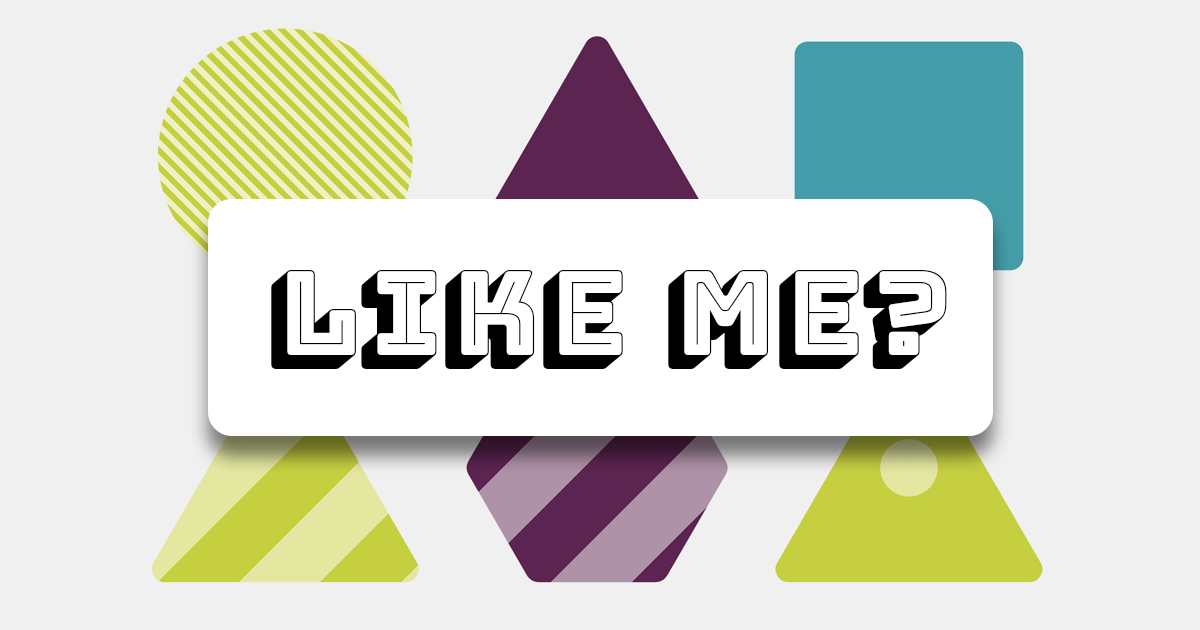
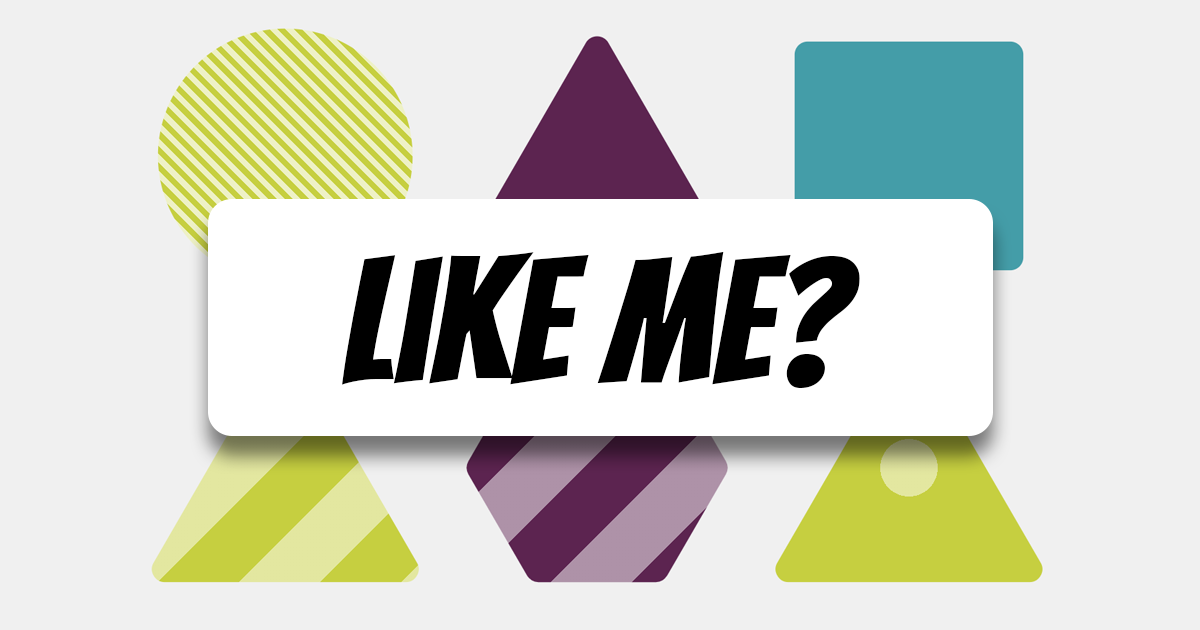
Before/after of a (1200, 630) layered artwork. What changed in the layer stack:
painted on "Like Me?" over <box>271,251,947,388</box>
